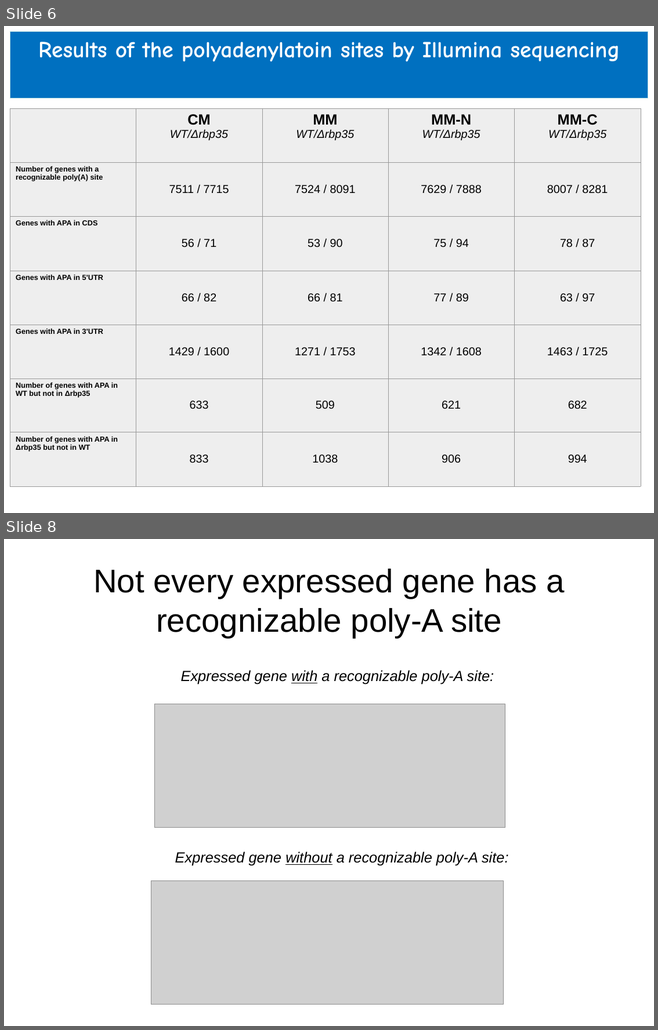
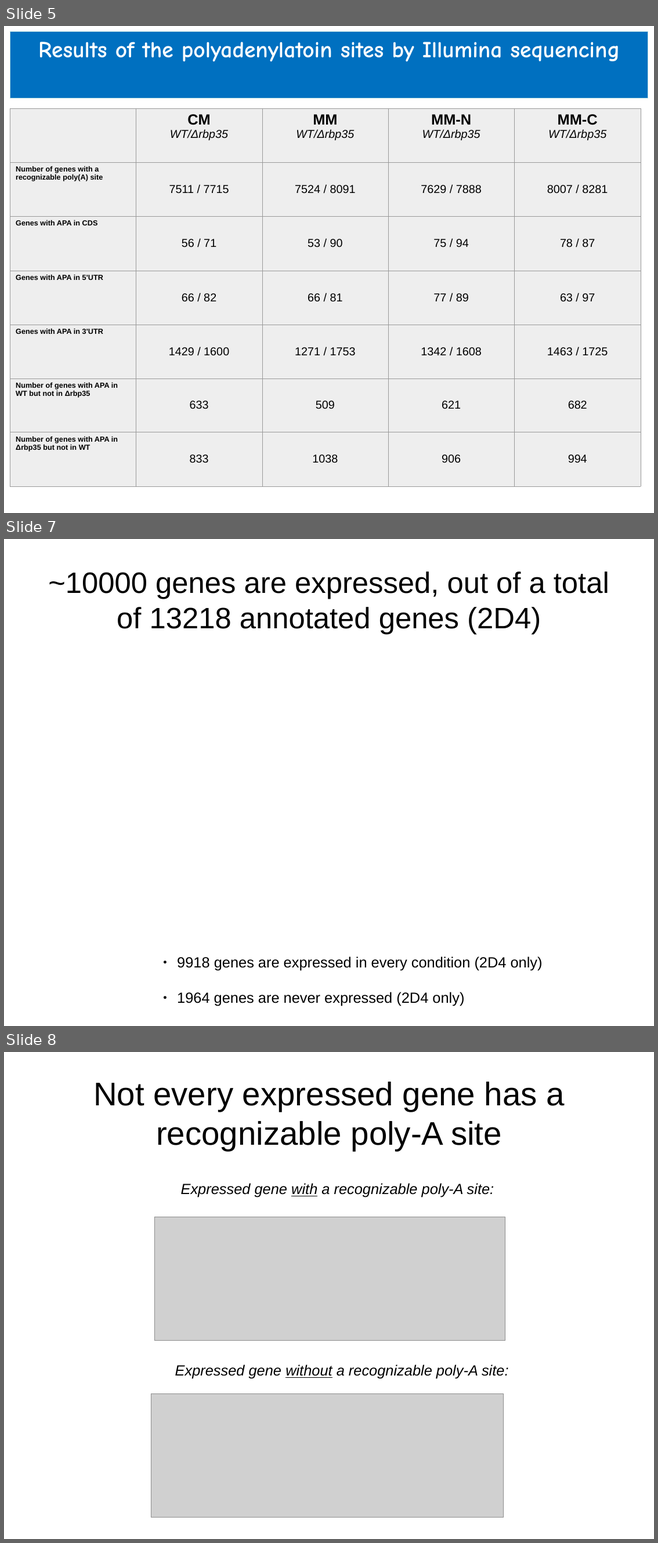
Before and after one commit to wilkinsonlab/m-oryzae-polya, a slide deck: doc/oryzae_data.odp. Shown one above the other, each under a label of ours: slides 6 and 8 before the commit, slides 5, 7 and 8 after it; the slides between them are not shown. The pictures are 658x1030 and 658x1543 pixels, drawn with LibreOffice and Linux fonts; fonts in the diff are those of the drawing; grey boxes stand for pictures. Boxes give left, top, right and bottom in pixels: in the first picture for what was removed or moved away, otherwise in the second. Text is boxed around its words. In the diff, an @@ line names an element or a change of style, - is before the commit and + after.

```diff
--- a/doc/oryzae_data.odp
+++ b/doc/oryzae_data.odp
@@ slide 7 added at (x1=4, y1=539, x2=654, y2=1026), background #FFFFFF @@
@@ title added at (x1=48, y1=571, x2=609, y2=634), 36 pt, text #000000 @@
+~10000 genes are expressed, out of a total of 13218 annotated genes (2D4)
@@ text added at (x1=177, y1=957, x2=542, y2=1006), 18 pt, text #000000 @@
+● 9918 genes are expressed in every condition (2D4 only)
+● 1964 genes are never expressed (2D4 only)
@@ what was slide 6 is now slide 5 @@
```
Also in this commit, not shown: 3 slides changed, 1 slide removed, 3 other files.
